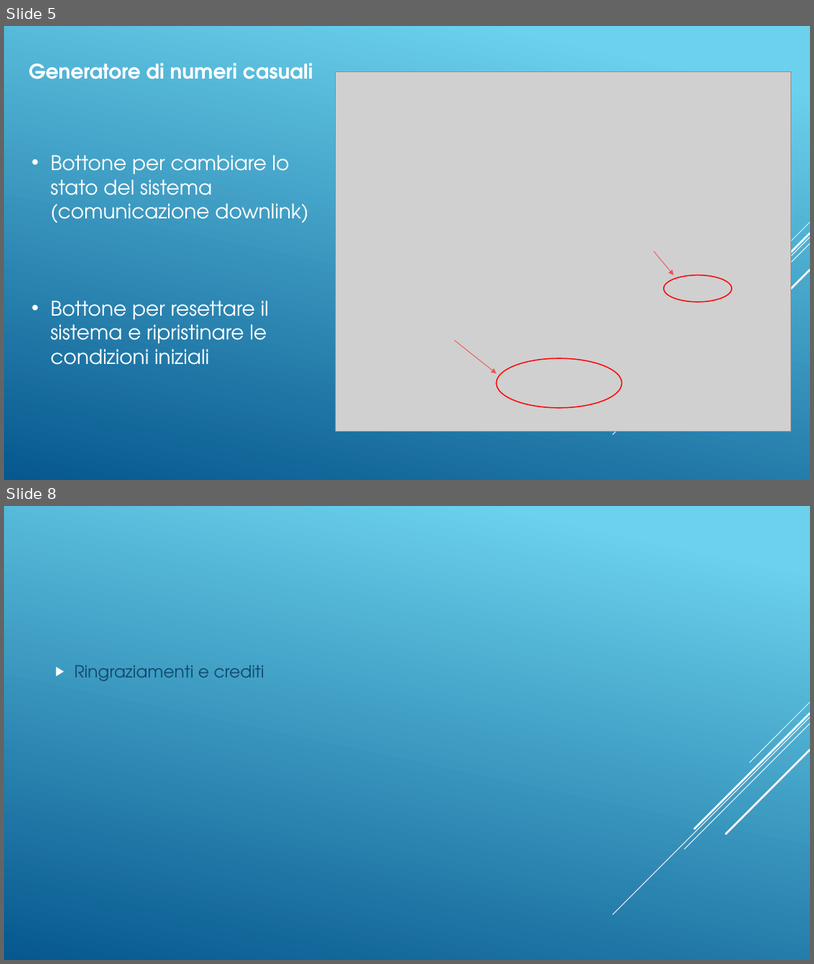
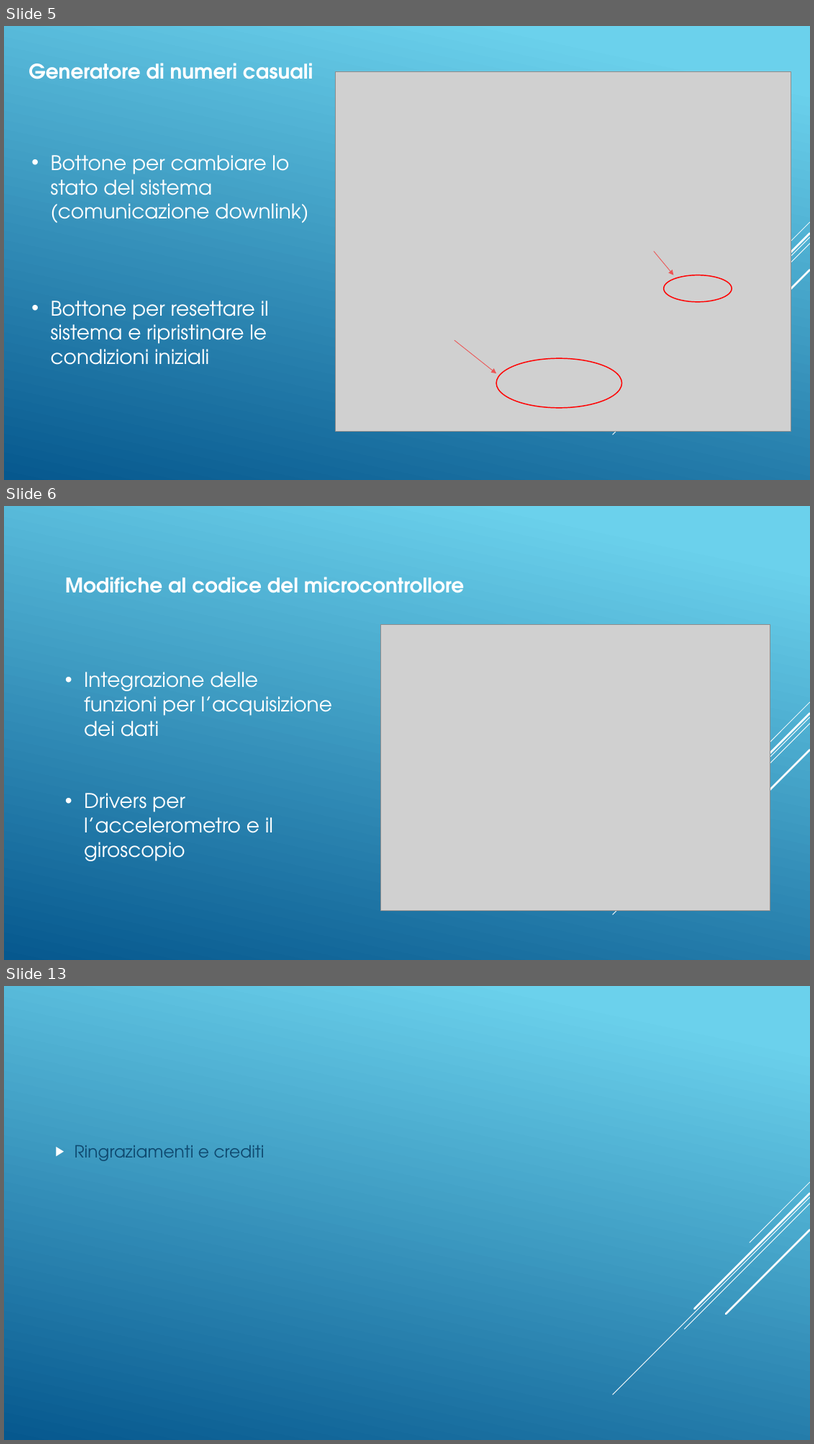
Before and after one commit to DaddaOperator/STM-Micro-Exercises-PLSD-, a slide deck: PresentazioneOfficial.pptx. Shown one above the other, each under a label of ours: slides 5 and 8 before the commit, slides 5, 6 and 13 after it; the slides between them are not shown. The pictures are 814x964 and 814x1444 pixels, drawn with LibreOffice and Linux fonts; fonts in the diff are those of the drawing; grey boxes stand for pictures. Boxes give left, top, right and bottom in pixels: in the first picture for what was removed or moved away, otherwise in the second. Text is boxed around its words. In the diff, an @@ line names an element or a change of style, - is before the commit and + after.

```diff
--- a/PresentazioneOfficial.pptx
+++ b/PresentazioneOfficial.pptx
@@ slide 6 added at [4, 506, 810, 960], background gradient #6ED2EB to #06588E; not listed: 5 template elements that a slide beside it also shows @@
@@ text added at [65, 577, 464, 593], 24 pt, text #FFFFFF, bold @@
+Modifiche al codice del microcontrollore
@@ picture added at [381, 625, 771, 911] @@
@@ text added at [84, 672, 332, 861], 24 pt, text #FFFFFF @@
+• Integrazione delle funzioni per l’acquisizione dei dati
+• Drivers per l’accelerometro e il giroscopio
@@ what was slide 8 is now slide 13 @@
```
Also in this commit, not shown: 2 slides changed, 4 other slides added, 5 other files.
